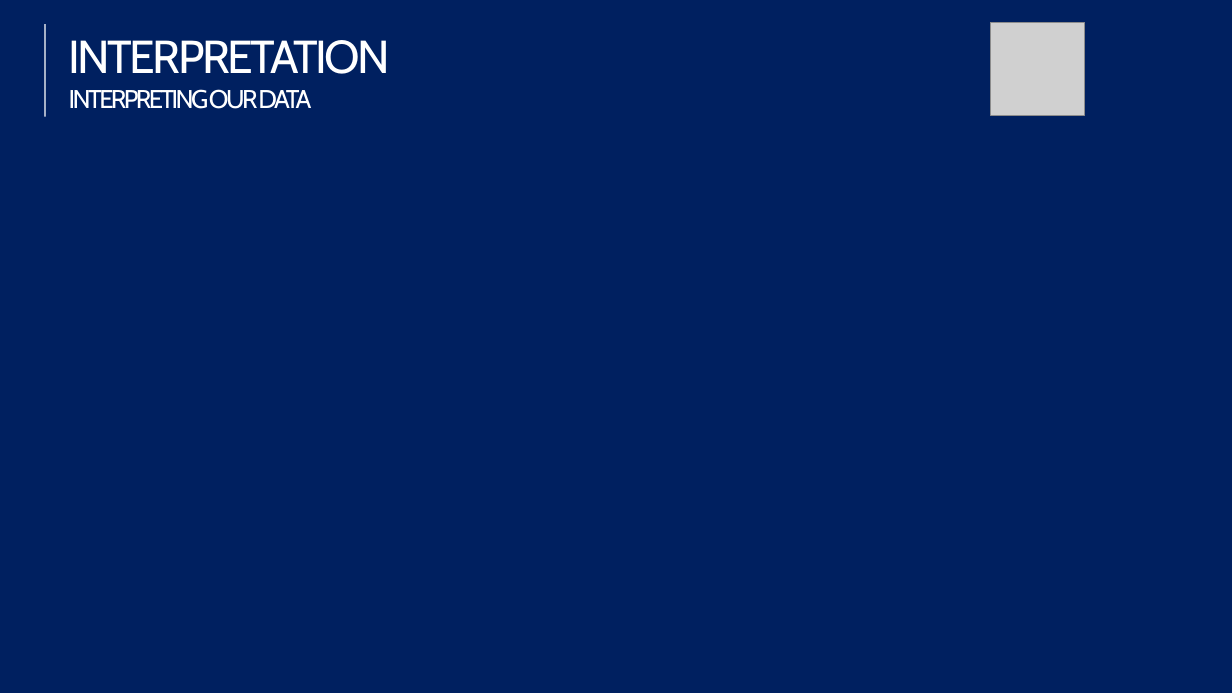
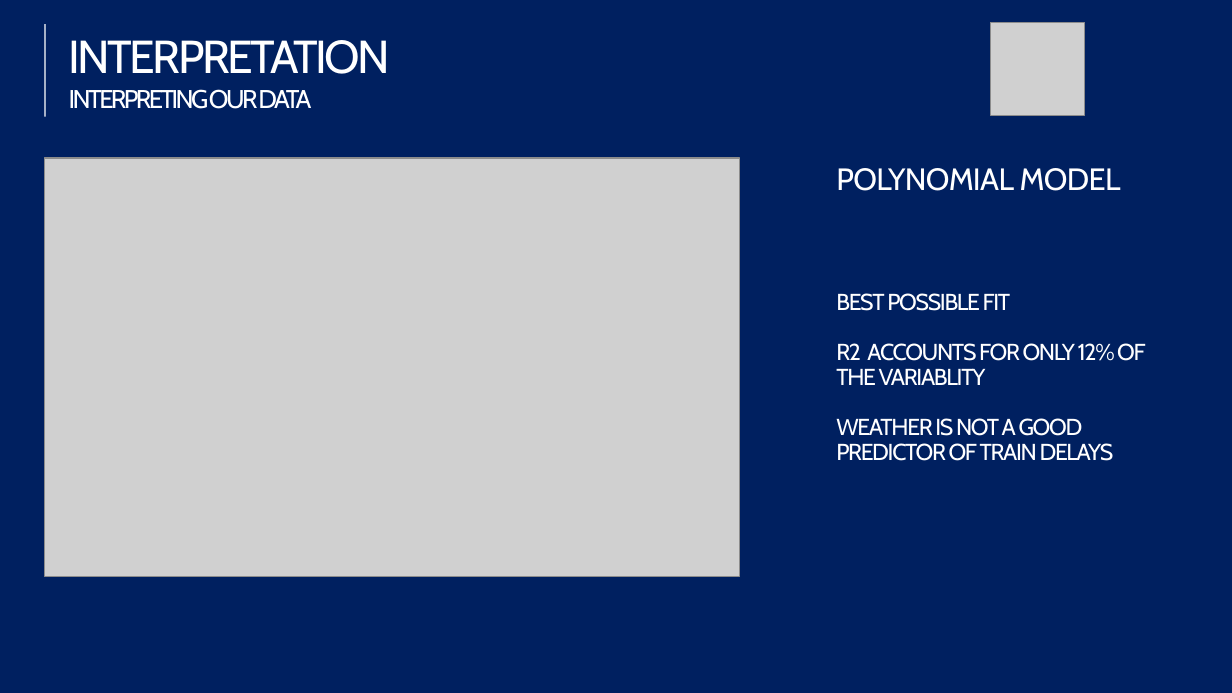
Before and after one commit to dapolloxp/607-finalproject, a slide deck: slide 7 of 607 Final Project.pptx (slide 6 before the commit). Drawn at 1232x693 pixels with LibreOffice and Linux fonts; fonts in the diff are those of the drawing; grey boxes stand for pictures. Boxes give left, top, right and bottom in pixels: in the first picture for what was removed or moved away, otherwise in the second. Text is boxed around its words. In the diff, an @@ line names an element or a change of style, - is before the commit and + after.

```diff
--- a/607 Final Project.pptx
+++ b/607 Final Project.pptx
@@ picture added at bbox=[44, 158, 739, 577] @@
@@ text added at bbox=[836, 168, 1121, 191], 18 pt, text #FFFFFF @@
+POLYNOMIAL MODEL
@@ text added at bbox=[836, 293, 1145, 461], 13.5 pt, text #FFFFFF @@
+BEST POSSIBLE FIT
+R2 ACCOUNTS FOR ONLY 12% OF THE VARIABLITY
+WEATHER IS NOT A GOOD PREDICTOR OF TRAIN DELAYS
```
Also in this commit, not shown: 3 other slides changed, 1 slide added.
